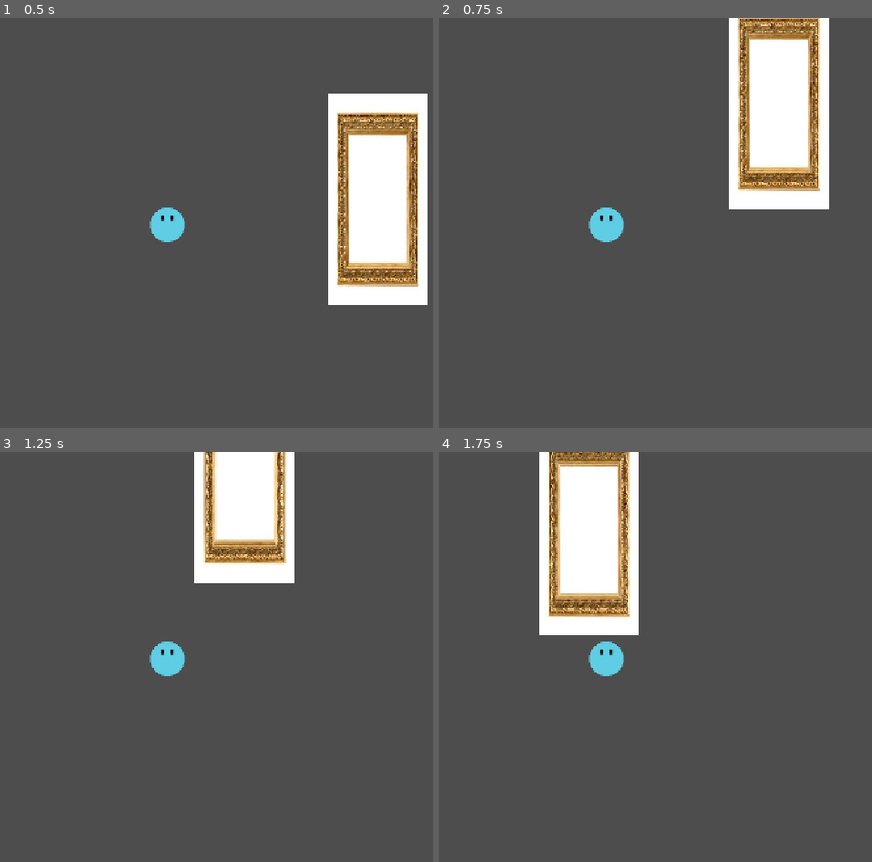
Above: before the commit, frames 1-4 (two rows, left to right).
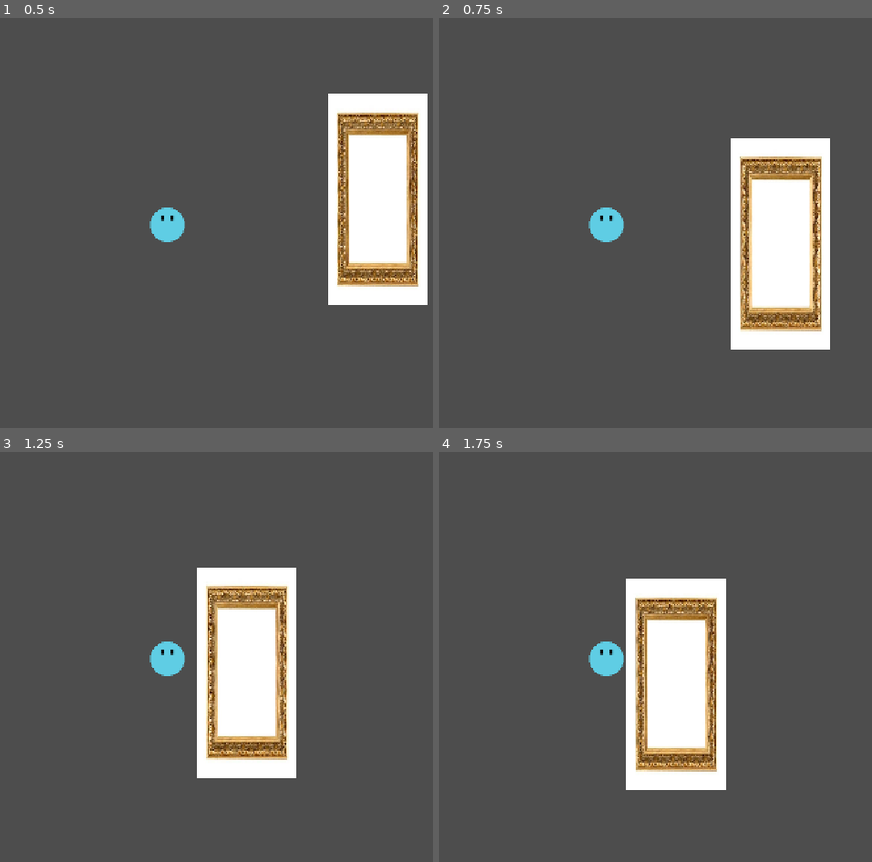
Above: after the commit, the same moments.

Repository: PolyRedd/shiny-fiesta
Game: Godot game, scene res://Scenes/node_2d.tscn
The game is run twice, just before and just after one commit, with the same random seed, the same clock (stepped at 60 frames per second) and the same inputs.
Inputs:
- Up to frame 1 (0.5 s): no input
- Up to frame 2 (0.75 s): tap Enter (ui_accept) at 0.5 s; hold Right (ui_right) from 0.53 s (still down); hold Enter (ui_accept) from 0.53 s (still down)
- Up to frame 3 (1.25 s): keep holding Right (ui_right); keep holding Enter (ui_accept)
- Up to frame 4 (1.75 s): keep holding Right (ui_right); release Enter (ui_accept) at 1.28 s; tap Enter (ui_accept) at 1.35, 1.52 s

Frame 1 is identical in both runs. In frame 2, 17% of the frame differs, in the area x 66-91%, y 0-81%; in frame 3, 17%; in frame 4, 22%, in the area x 23-67%, y 0-83%.

Commit message:
wall jump

Diff:
--- a/Scenes/node_2d.tscn
+++ b/Scenes/node_2d.tscn
@@ -3,6 +3,9 @@
 [ext_resource type="PackedScene" uid="uid://d22l021sq8l6k" path="res://block.tscn" id="1_hh5uf"]
 [ext_resource type="Script" uid="uid://cbruvxqjqb2cv" path="res://character_body_2d.gd" id="1_j2wod"]
 [ext_resource type="Texture2D" uid="uid://brgxswuadir3p" path="res://Assets/ballt1.png" id="2_v1qfn"]
+
+[sub_resource type="RectangleShape2D" id="RectangleShape2D_fkfs6"]
+size = Vector2(39, 1125)
 
 [sub_resource type="PhysicsMaterial" id="PhysicsMaterial_3m0ep"]
 
@@ -17,24 +20,20 @@
 [node name="StaticBody2D3" parent="." unique_id=1122912586 instance=ExtResource("1_hh5uf")]
 position = Vector2(1487, 480)
 
+[node name="CollisionShape2D2" type="CollisionShape2D" parent="StaticBody2D3" unique_id=1875498698]
+position = Vector2(-261, -214)
+shape = SubResource("RectangleShape2D_fkfs6")
+
+[node name="CollisionShape2D2" type="CollisionShape2D" parent="StaticBody2D3/CollisionShape2D2" unique_id=1132504961]
+position = Vector2(-1228, -100)
+shape = SubResource("RectangleShape2D_fkfs6")
+
 [node name="StaticBody2D" type="StaticBody2D" parent="." unique_id=1712987480]
 position = Vector2(529, 521)
 physics_material_override = SubResource("PhysicsMaterial_3m0ep")
 
 [node name="CollisionShape2D" type="CollisionShape2D" parent="StaticBody2D" unique_id=1714530837]
 position = Vector2(40.000015, 145.99998)
-scale = Vector2(4.0071006, -1.7516515)
-shape = SubResource("RectangleShape2D_5glfu")
-
-[node name="CollisionShape2D2" type="CollisionShape2D" parent="StaticBody2D" unique_id=1050016501]
-position = Vector2(-531, -336.00003)
-rotation = -1.5574248
-scale = Vector2(4.0071006, -1.7516515)
-shape = SubResource("RectangleShape2D_5glfu")
-
-[node name="CollisionShape2D3" type="CollisionShape2D" parent="StaticBody2D" unique_id=16725390]
-position = Vector2(643.99976, -305.00003)
-rotation = -1.5574248
 scale = Vector2(4.0071006, -1.7516515)
 shape = SubResource("RectangleShape2D_5glfu")
 
--- a/character_body_2d.gd
+++ b/character_body_2d.gd
@@ -13,6 +13,13 @@
 	# Handle jump.
 	if Input.is_action_just_pressed("ui_accept") and is_on_floor():
 		velocity.y = JUMP_VELOCITY
+	if is_on_wall():
+			velocity.y = 50
+	if Input.is_action_pressed("ui_accept"):
+			velocity.y = JUMP_VELOCITY
+			velocity.x = JUMP_VELOCITY
+
+
 
 	# Get the input direction and handle the movement/deceleration.
 	# As good practice, you should replace UI actions with custom gameplay actions.
